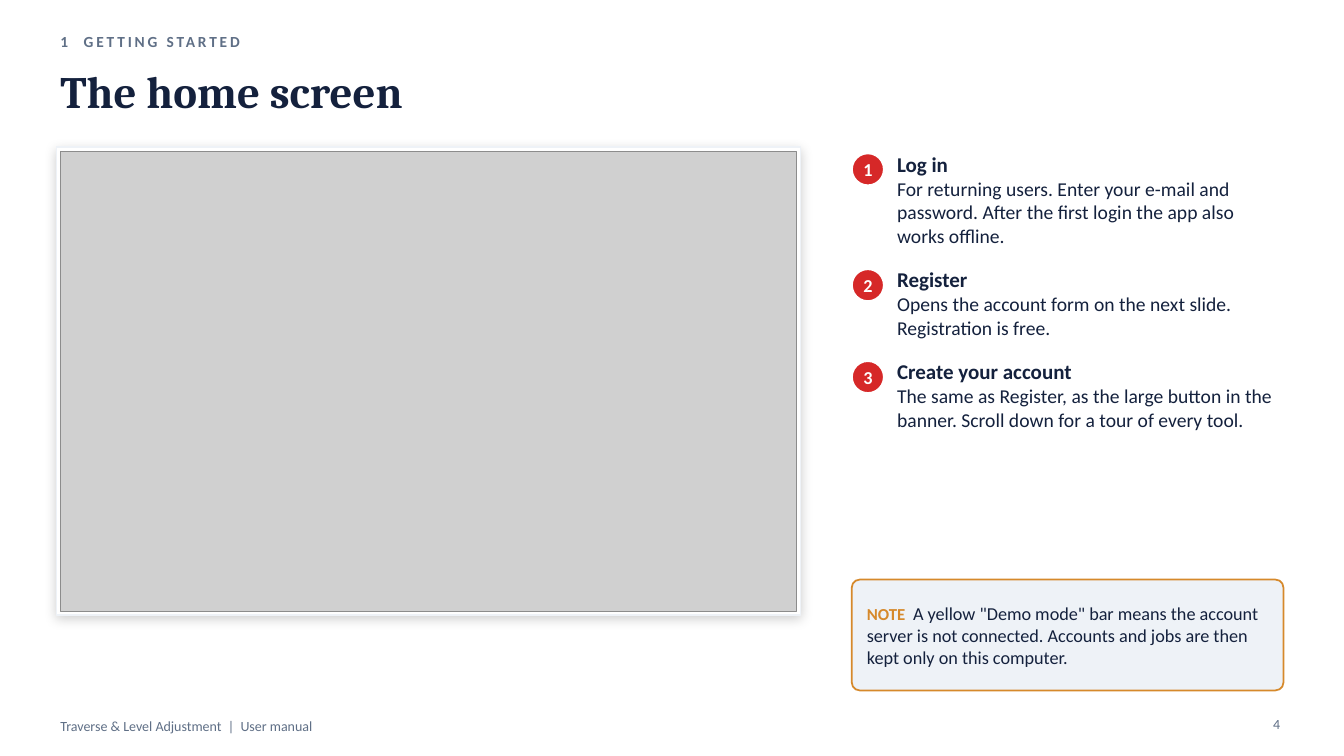
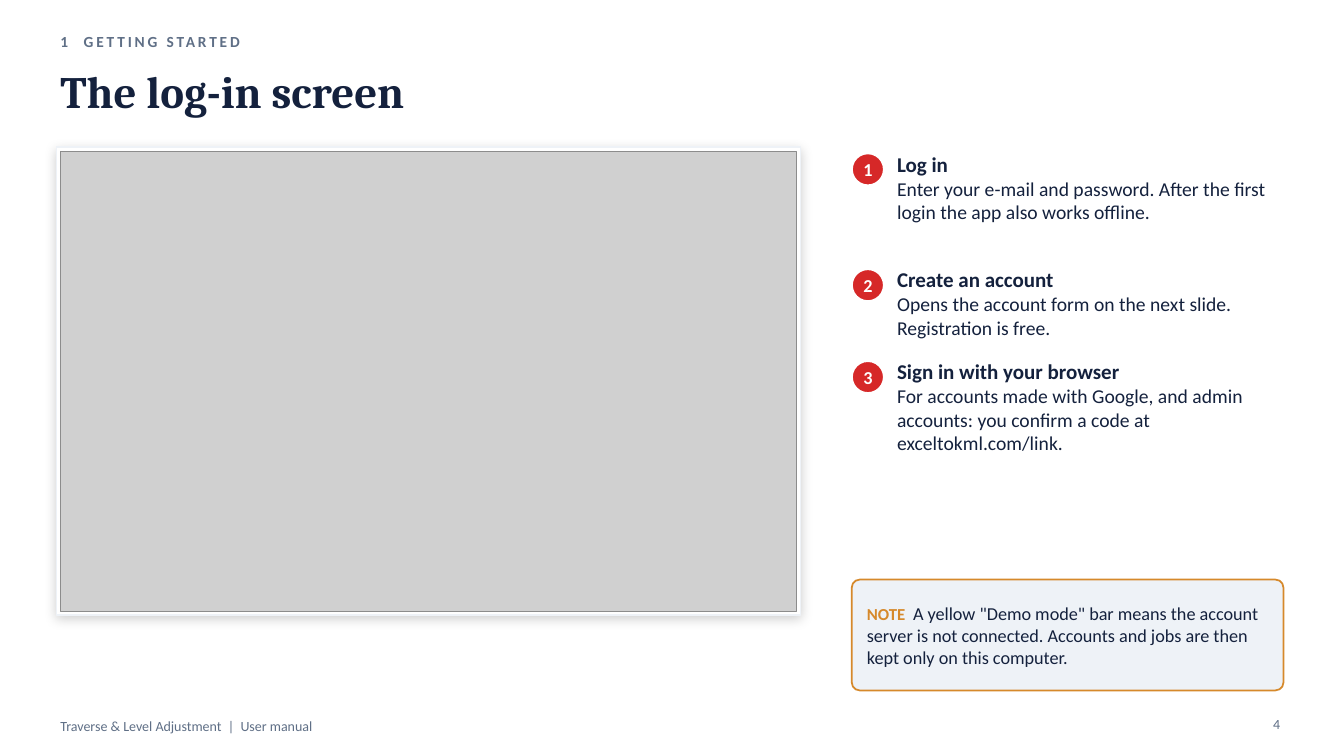
Before and after one commit to Asjad-Mehmood/KML-WEBSITE-, a slide deck: slide 4 of public/traverse/Traverse-Level-User-Manual.pptx. Drawn at 1344x756 pixels with LibreOffice and Linux fonts; fonts in the diff are those of the drawing; grey boxes stand for pictures. Boxes give left, top, right and bottom in pixels: in the first picture for what was removed or moved away, otherwise in the second. Text is boxed around its words. In the diff, an @@ line names an element or a change of style, - is before the commit and + after.

```diff
--- a/public/traverse/Traverse-Level-User-Manual.pptx
+++ b/public/traverse/Traverse-Level-User-Manual.pptx
@@ text at box(60, 77, 405, 118): text changed @@
-The home screen
+The log-in screen
@@ text at box(897, 182, 1265, 223): text changed @@
-For returning users. Enter your e-mail and password. After the first login the app also works offline.
+Enter your e-mail and password. After the first login the app also works offline.
@@ text at box(897, 273, 1054, 287): text changed @@
-Register
+Create an account
@@ text at box(897, 364, 1242, 451): text changed @@
-Create your account
-The same as Register, as the large button in the banner. Scroll down for a tour of every tool.
+Sign in with your browser
+For accounts made with Google, and admin accounts: you confirm a code at exceltokml.com/link.
```
Also in this commit, not shown: 5 other slides changed, 1 slide added, 19 other files.
